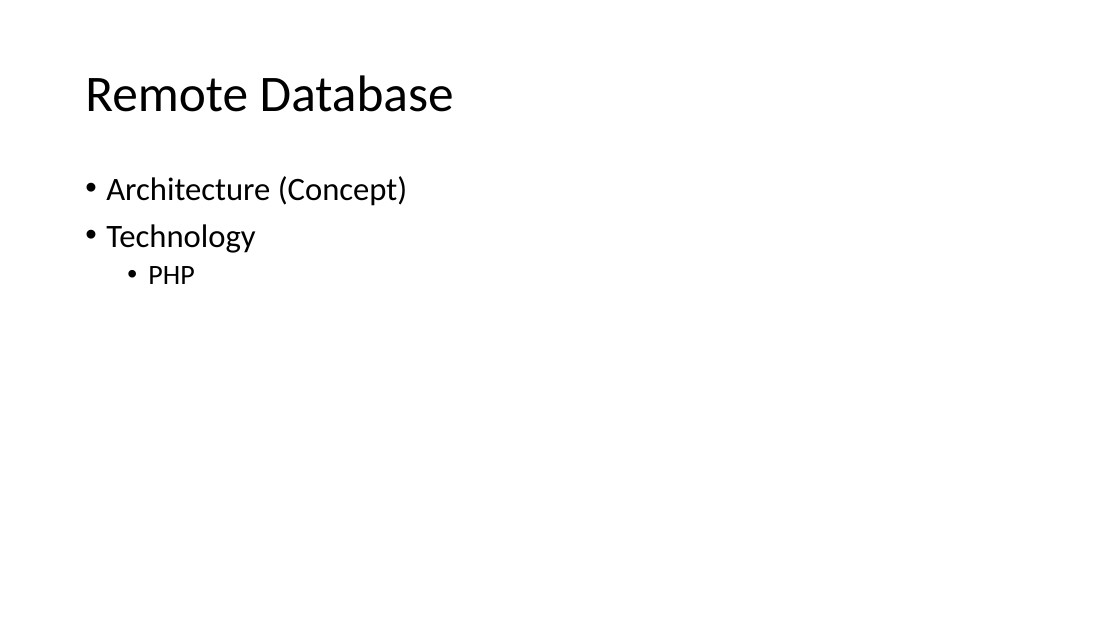
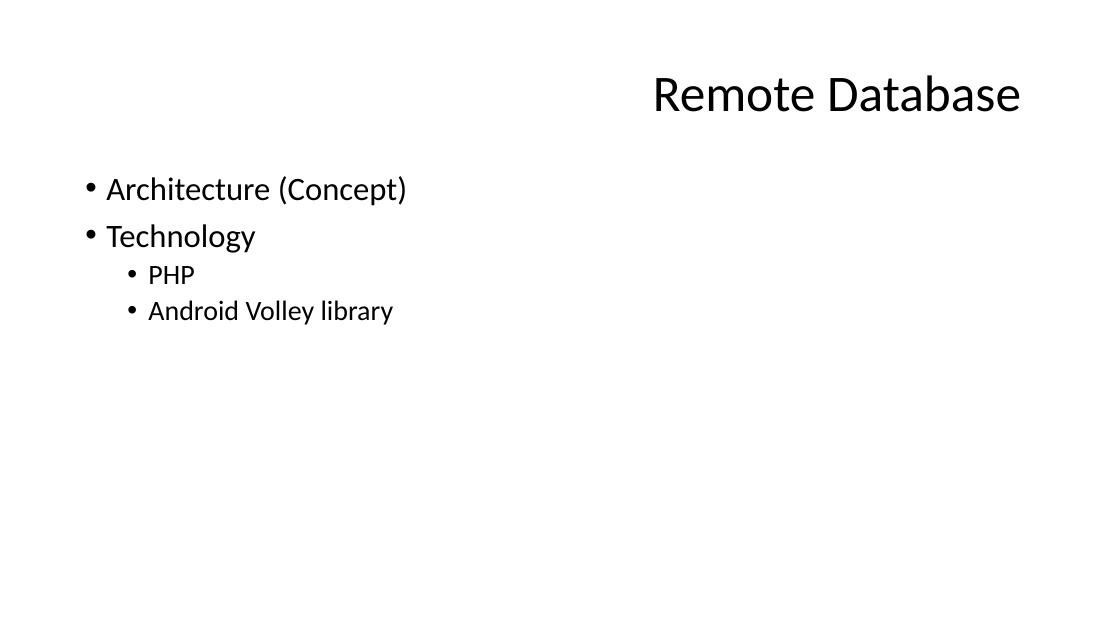
Before and after one commit to Nadzmi-Freelance/Android-Training, a slide deck: slide 2 of presentation/extra.pptx (slide 3 before the commit). Drawn at 1120x630 pixels with LibreOffice and Linux fonts; fonts in the diff are those of the drawing. Boxes give left, top, right and bottom in pixels: in the first picture for what was removed or moved away, otherwise in the second. Text is boxed around its words. In the diff, an @@ line names an element or a change of style, - is before the commit and + after.

```diff
--- a/presentation/extra.pptx
+++ b/presentation/extra.pptx
@@ title "Remote Database": place and size @@
-title "Remote Database" at <box>85,75,454,112</box>
+title "Remote Database" at <box>653,75,1021,112</box>
@@ text at <box>148,300,394,325</box>: paragraph added @@
+  • Android Volley library
```
Also in this commit, not shown: 2 other slides changed, 5 slides added, 8 other files.
